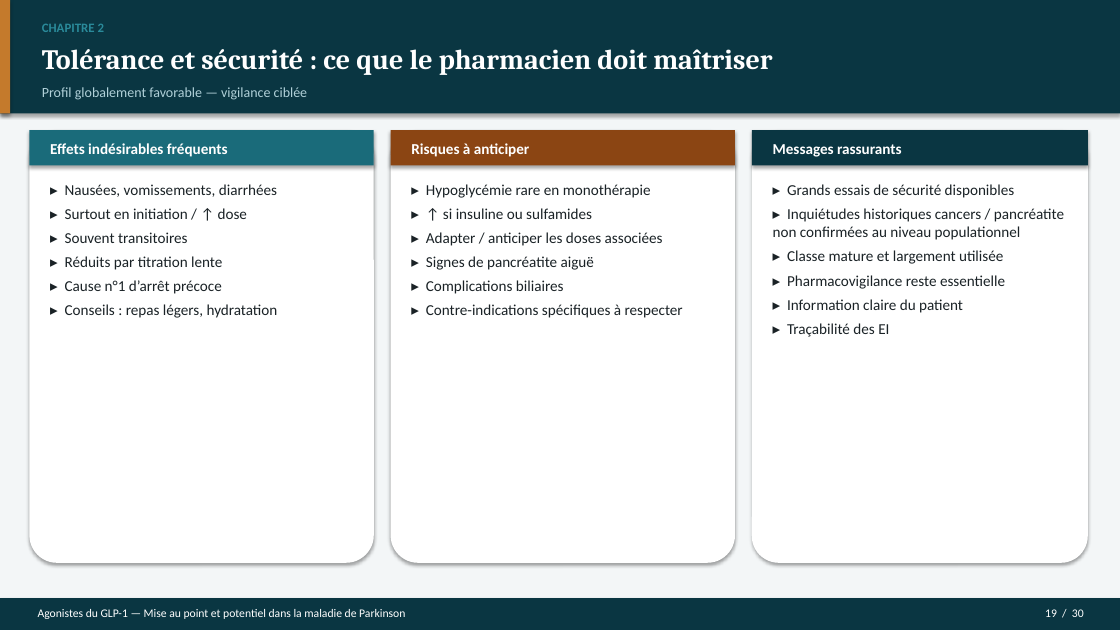
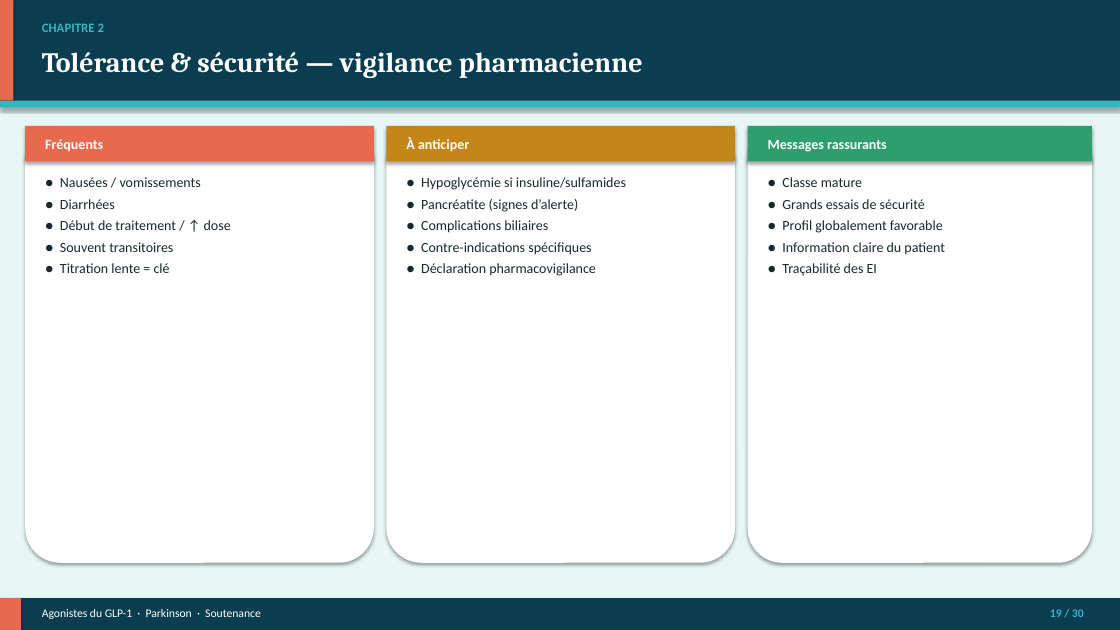
Before and after one commit to Mashtal-Platform/mashtal-platform, a slide deck: slide 19 of docs/presentation/Soutenance_GLP1_Parkinson.pptx. Drawn at 1120x630 pixels with LibreOffice and Linux fonts; fonts in the diff are those of the drawing. Boxes give left, top, right and bottom in pixels: in the first picture for what was removed or moved away, otherwise in the second. Text is boxed around its words. In the diff, an @@ line names an element or a change of style, - is before the commit and + after.

```diff
--- a/docs/presentation/Soutenance_GLP1_Parkinson.pptx
+++ b/docs/presentation/Soutenance_GLP1_Parkinson.pptx
@@ rectangle at <box>0,0,1120,630</box>: fill #F3F6F7 to #E8F7F5 @@
@@ rectangle at <box>0,0,1120,101</box>: fill #0A3642 to #0A3D4F @@
@@ rectangle: place and size @@
-rectangle at <box>0,0,1120,113</box>
+rectangle at <box>0,0,1120,101</box>
@@ rectangle: place and size @@
-rectangle at <box>0,0,10,113</box>
+rectangle at <box>0,0,13,101</box>
@@ rectangle at <box>0,0,13,101</box>: fill #C47A2C to #E86A4E @@
@@ text "CHAPITRE 2" at <box>42,23,104,32</box>: text colour #2A8A9A to #2EB8C4 @@
@@ text at <box>42,52,643,78</box>: text changed; size 12 to 24 pt; font Calibri to Cambria; text colour #B0D0D8 to #FFFFFF; bold on @@
-Profil globalement favorable — vigilance ciblée
+Tolérance & sécurité — vigilance pharmacienne
@@ text removed at <box>42,49,772,75</box> @@
-Tolérance et sécurité : ce que le pharmacien doit maîtriser
@@ rectangle added at <box>0,101,1120,108</box>, fill #2EB8C4 @@
@@ rounded rectangle: place and size @@
-rounded rectangle at <box>29,130,374,563</box>
+rounded rectangle at <box>25,126,374,563</box>
@@ rectangle: place and size @@
-rectangle at <box>29,130,374,166</box>
+rectangle at <box>25,126,374,161</box>
@@ rectangle at <box>25,126,374,161</box>: fill #1A6B7A to #E86A4E @@
@@ text at <box>45,139,103,151</box>: text changed; size 13 to 12 pt @@
-Effets indésirables fréquents
+Fréquents
@@ proportions changed in 3 elements at <box>748,126,1092,563</box>, <box>25,126,374,563</box>, <box>386,126,735,563</box> @@
@@ rounded rectangle: place and size @@
-rounded rectangle at <box>391,130,735,563</box>
+rounded rectangle at <box>386,126,735,563</box>
@@ rectangle: place and size @@
-rectangle at <box>391,130,735,166</box>
+rectangle at <box>386,126,735,161</box>
@@ rectangle at <box>386,126,735,161</box>: fill #8B4513 to #C48618 @@
@@ text at <box>406,137,469,152</box>: text changed; size 13 to 12 pt @@
-Risques à anticiper
+À anticiper
@@ rounded rectangle: place and size @@
-rounded rectangle at <box>752,130,1088,563</box>
+rounded rectangle at <box>748,126,1092,563</box>
@@ rectangle: place and size @@
-rectangle at <box>752,130,1088,166</box>
+rectangle at <box>748,126,1092,161</box>
@@ rectangle at <box>748,126,1092,161</box>: fill #0A3642 to #2F9E6E @@
@@ text "Messages rassurants" at <box>768,140,887,152</box>: size 13 to 12 pt @@
@@ text at <box>60,177,231,273</box>: text changed; size 13 to 12 pt; text colour #1A2226 to #1A282E @@
-▸ Nausées, vomissements, diarrhées
-▸ Surtout en initiation / ↑ dose
-▸ Souvent transitoires
-▸ Réduits par titration lente
-▸ Cause n°1 d’arrêt précoce
-▸ Conseils : repas légers, hydratation
+● Nausées / vomissements
+● Diarrhées
+● Début de traitement / ↑ dose
+● Souvent transitoires
+● Titration lente = clé
@@ text at <box>421,177,626,276</box>: text changed; size 13 to 12 pt; text colour #1A2226 to #1A282E @@
-▸ Hypoglycémie rare en monothérapie
-▸ ↑ si insuline ou sulfamides
-▸ Adapter / anticiper les doses associées
-▸ Signes de pancréatite aiguë
-▸ Complications biliaires
-▸ Contre-indications spécifiques à respecter
+● Hypoglycémie si insuline/sulfamides
+● Pancréatite (signes d’alerte)
+● Complications biliaires
+● Contre-indications spécifiques
+● Déclaration pharmacovigilance
@@ text at <box>782,177,945,276</box>: text changed; size 13 to 12 pt; text colour #1A2226 to #1A282E @@
-▸ Grands essais de sécurité disponibles
-▸ Inquiétudes historiques cancers / pancréatite non confirmées au niveau populationnel
-▸ Classe mature et largement utilisée
-▸ Pharmacovigilance reste essentielle
-▸ Information claire du patient
-▸ Traçabilité des EI
+● Classe mature
+● Grands essais de sécurité
+● Profil globalement favorable
+● Information claire du patient
+● Traçabilité des EI
@@ rectangle at <box>0,598,1120,630</box>: fill #0A3642 to #0A3D4F @@
@@ rectangle added at <box>0,598,21,630</box>, fill #E86A4E @@
@@ text at <box>42,609,261,619</box>: text changed @@
-Agonistes du GLP-1 — Mise au point et potentiel dans la maladie de Parkinson
+Agonistes du GLP-1 · Parkinson · Soutenance
@@ text "19 / 30" at <box>1050,609,1084,617</box>: text colour #FFFFFF to #2EB8C4, bold on @@
```
Also in this commit, not shown: 27 other slides changed, 2 slides added, 2 slides removed, 9 other files.
